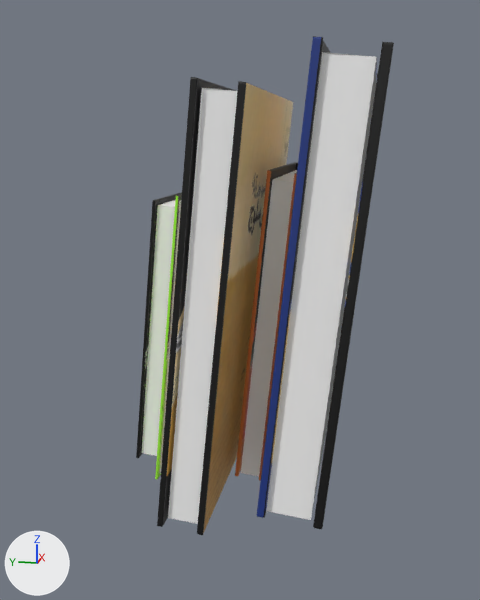
What one commit did to the glTF model src/assets/3d models/books-1.glb.
Both versions are drawn from a 50 mm lens placed at (-11.12, -2.719, 6.12), pointed at (-9.581, -2.411, 5.735). Lighting does not change. The marker at lower left points along +X, +Y and +Z. Where no turn or scale is listed for an object, it has been applied to the vertices.

Names of what the first picture shows: 'Book-1-Cover.001', 'Book-1-Paper', 'Book-2-Cover', 'Book-2-Paper', 'Book-3-Cover', 'Book-3-Paper', 'Book-4-Cover', 'Book-4-Paper', 'Book-5-Cover', 'Book-5-Paper'.
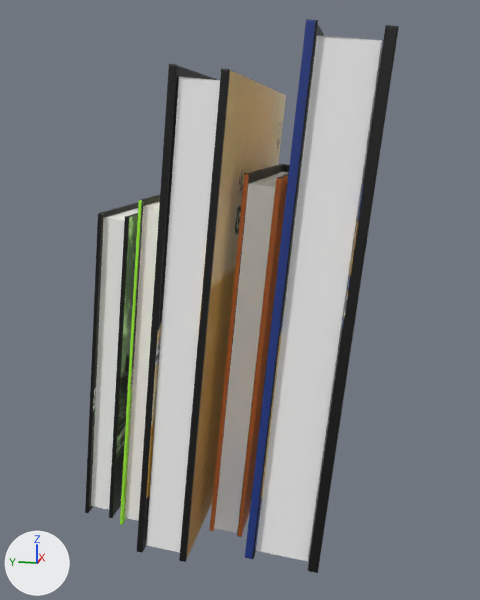
Commit message: taking out book

Pixel boxes [x1, y1, x2, y2] of what changed, in the pictures (480 x 600 px):
```json
{"object": "Book-3-Cover", "change": "moved", "before": [157, 77, 293, 535], "after": [137, 64, 286, 562]}
{"object": "Book-1-Paper", "change": "moved", "before": [266, 52, 377, 520], "after": [256, 35, 382, 561]}
{"object": "Book-3-Paper", "change": "moved", "before": [168, 88, 238, 524], "after": [146, 77, 220, 553]}
{"object": "Book-1-Cover.001", "change": "moved", "before": [257, 36, 394, 529], "after": [245, 19, 399, 573]}
{"object": "Book-2-Paper", "change": "moved", "before": [241, 170, 297, 476], "after": [214, 172, 289, 533]}
{"object": "Book-5-Paper", "change": "moved", "before": [141, 200, 175, 456], "after": [91, 208, 138, 510]}
{"object": "Book-2-Cover", "change": "moved", "before": [235, 162, 298, 481], "after": [209, 164, 289, 537]}
{"object": "Book-5-Cover", "change": "moved", "before": [136, 192, 182, 458], "after": [85, 202, 139, 518]}
{"object": "Book-4-Paper", "change": "moved", "before": [159, 200, 181, 474], "after": [125, 201, 160, 521]}
{"object": "Book-4-Cover", "change": "moved", "before": [155, 194, 182, 479], "after": [120, 195, 160, 525]}
```

Edits to the scene script, one JSON object a line:
```json
{"op": "set", "path": "ob_book_1_paper.location", "old": "(-9.493, -2.611, 5.816)", "new": "(-9.653, -2.62, 5.824)"}
{"op": "set", "path": "ob_book_1_cover_001.location", "old": "(-9.421, -2.607, 5.682)", "new": "(-9.58, -2.611, 5.687)"}
{"op": "set", "path": "ob_book_2_cover.location", "old": "(-9.353, -2.473, 5.585)", "new": "(-9.607, -2.47, 5.59)"}
{"op": "set", "path": "ob_book_2_paper.location", "old": "(-9.405, -2.483, 5.683)", "new": "(-9.668, -2.478, 5.691)"}
{"op": "set", "path": "ob_book_3_cover.location", "old": "(-9.453, -2.372, 5.65)", "new": "(-9.567, -2.366, 5.662)"}
{"op": "set", "path": "ob_book_3_paper.location", "old": "(-9.531, -2.387, 5.781)", "new": "(-9.652, -2.379, 5.791)"}
{"op": "set", "path": "ob_book_4_cover.location", "old": "(-9.372, -2.266, 5.56)", "new": "(-9.595, -2.259, 5.57)"}
{"op": "set", "path": "ob_book_4_paper.location", "old": "(-9.429, -2.274, 5.659)", "new": "(-9.653, -2.268, 5.669)"}
{"op": "set", "path": "ob_book_5_cover.location", "old": "(-9.335, -2.19, 5.554)", "new": "(-9.609, -2.167, 5.553)"}
{"op": "set", "path": "ob_book_5_paper.location", "old": "(-9.381, -2.199, 5.65)", "new": "(-9.654, -2.175, 5.65)"}
```
